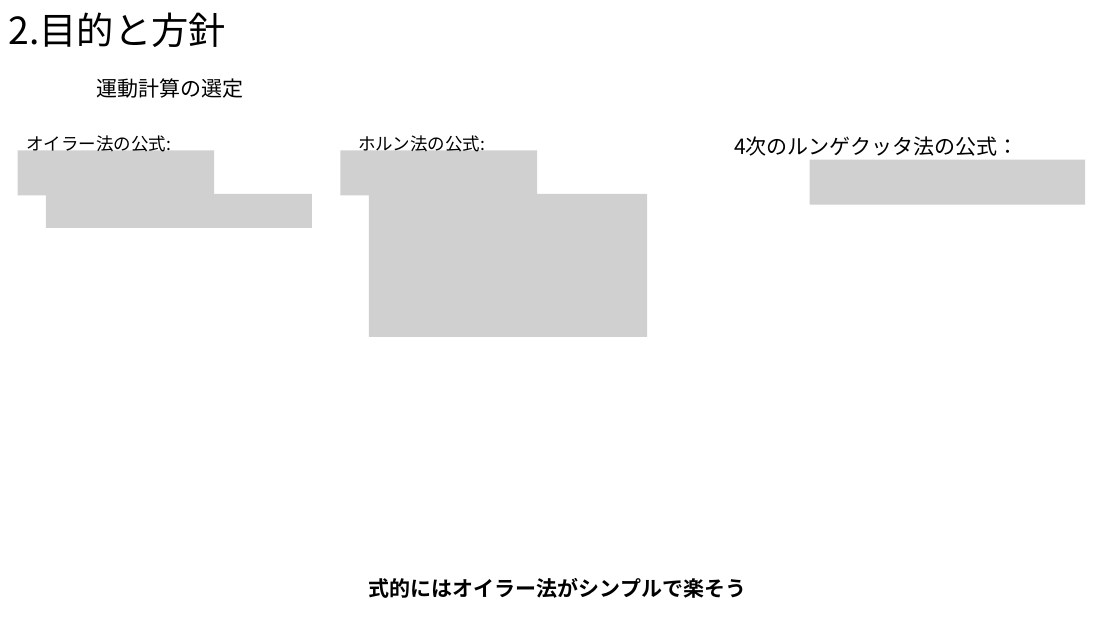
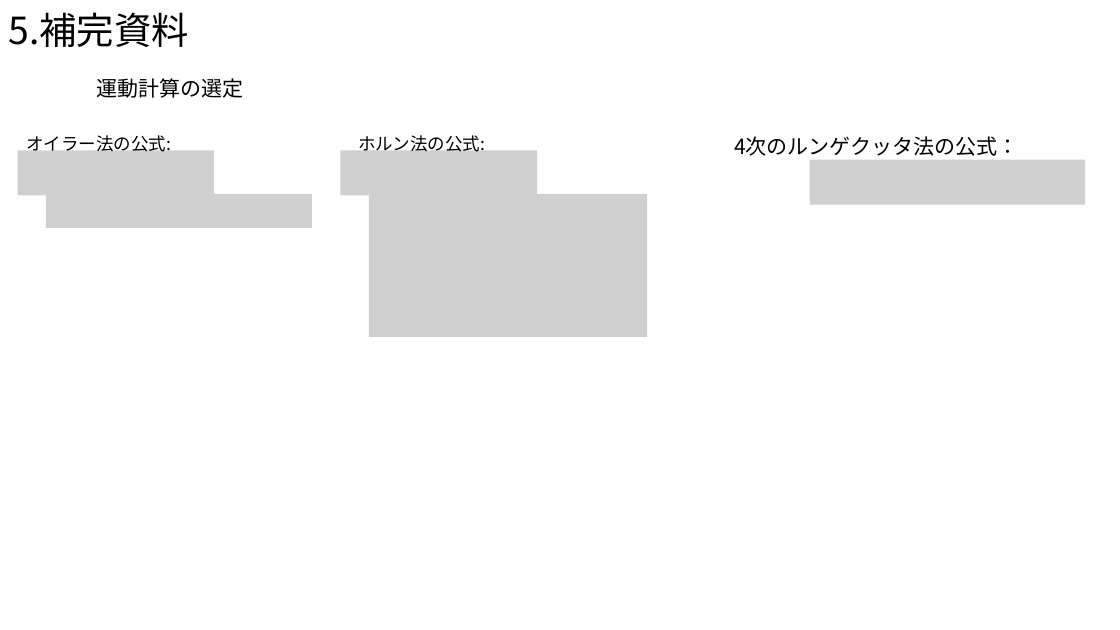
Before and after one commit to Takeuchi-yuya/Ksimulation, a slide deck: slide 18 of docs/中間発表.pptx (slide 7 before the commit). Drawn at 1120x630 pixels with LibreOffice and Linux fonts; fonts in the diff are those of the drawing; grey boxes stand for pictures. Boxes give left, top, right and bottom in pixels: in the first picture for what was removed or moved away, otherwise in the second. Text is boxed around its words. In the diff, an @@ line names an element or a change of style, - is before the commit and + after.

```diff
--- a/docs/中間発表.pptx
+++ b/docs/中間発表.pptx
@@ text at (8,12,188,47): text changed @@
-2.目的と方針
+5.補完資料
@@ text removed at (369,578,746,598) @@
-式的にはオイラー法がシンプルで楽そう
```
Also in this commit, not shown: 9 other slides changed, 1 other file.
